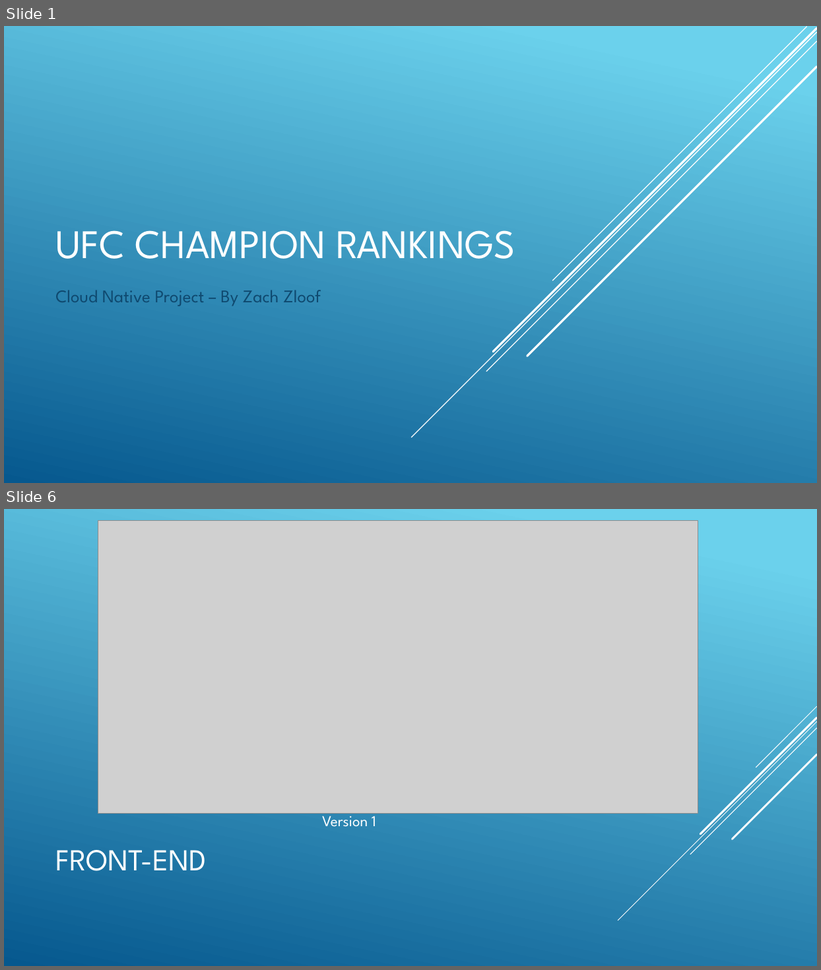
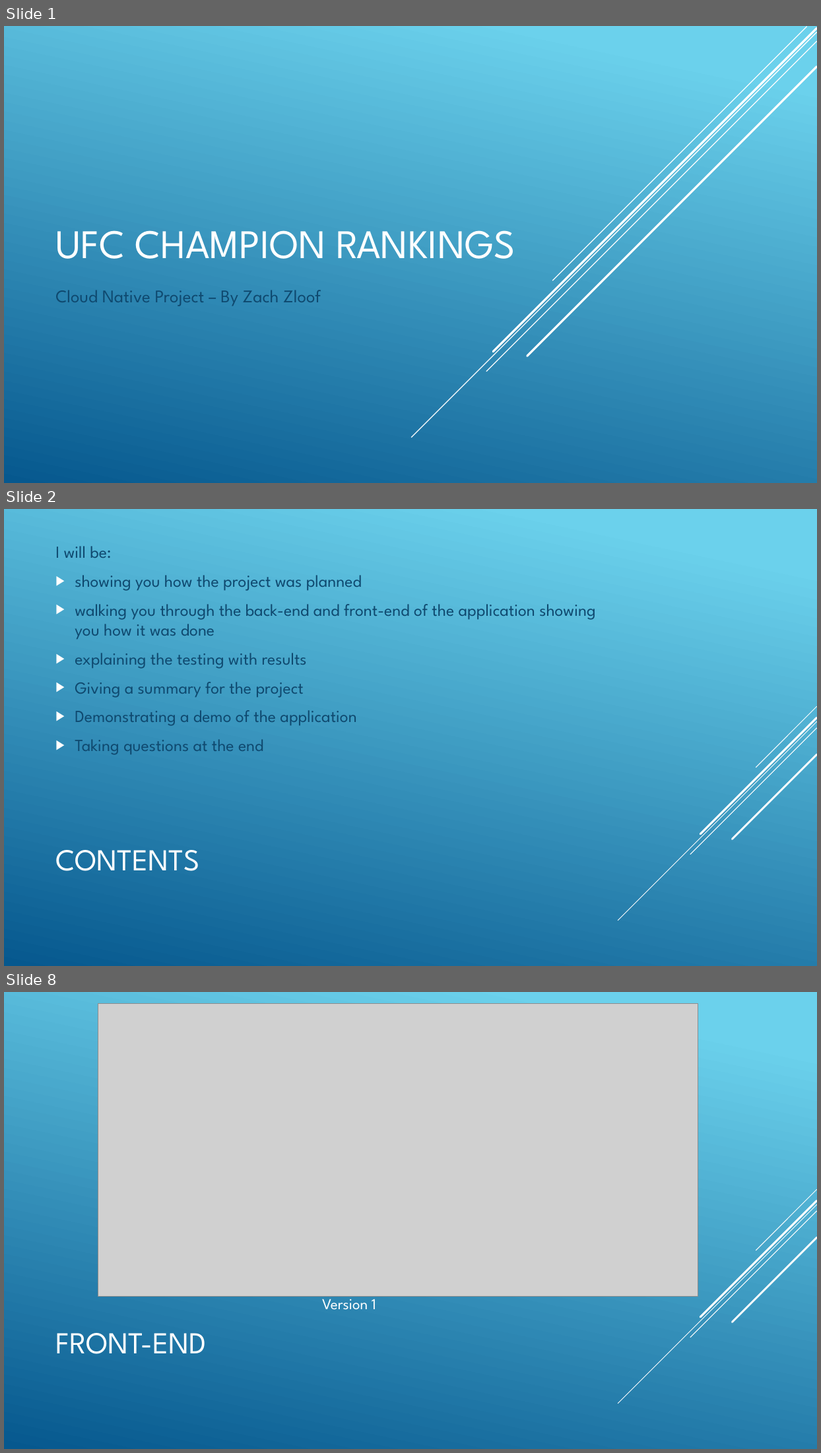
Before and after one commit to zachzloof/zachzloof_assessment2, a slide deck: documentation/presentation/presentation.pptx. Shown one above the other, each under a label of ours: slides 1 and 6 before the commit, slides 1, 2 and 8 after it; the slides between them are not shown. The pictures are 821x970 and 821x1453 pixels, drawn with LibreOffice and Linux fonts; fonts in the diff are those of the drawing; grey boxes stand for pictures. Boxes give left, top, right and bottom in pixels: in the first picture for what was removed or moved away, otherwise in the second. Text is boxed around its words. In the diff, an @@ line names an element or a change of style, - is before the commit and + after.

```diff
--- a/documentation/presentation/presentation.pptx
+++ b/documentation/presentation/presentation.pptx
@@ slide 2 added at [4,509,817,966], background gradient #6ED2EB to #06588E; not listed: 5 template elements that a slide beside it also shows @@
@@ text added at [55,546,595,755], 20 pt, text #0F496F @@
+I will be:
+▶ showing you how the project was planned
+▶ walking you through the back-end and front-end of the application showing you how it was done
+▶ explaining the testing with results
+▶ Giving a summary for the project
+▶ Demonstrating a demo of the application
+▶ Taking questions at the end
@@ title added at [55,850,199,871], 36 pt, text #FFFFFF @@
+CONTENTS
@@ what was slide 6 is now slide 8 @@
```
Also in this commit, not shown: 2 slides changed, 8 other slides added, 5 slides removed, 4 other files.
